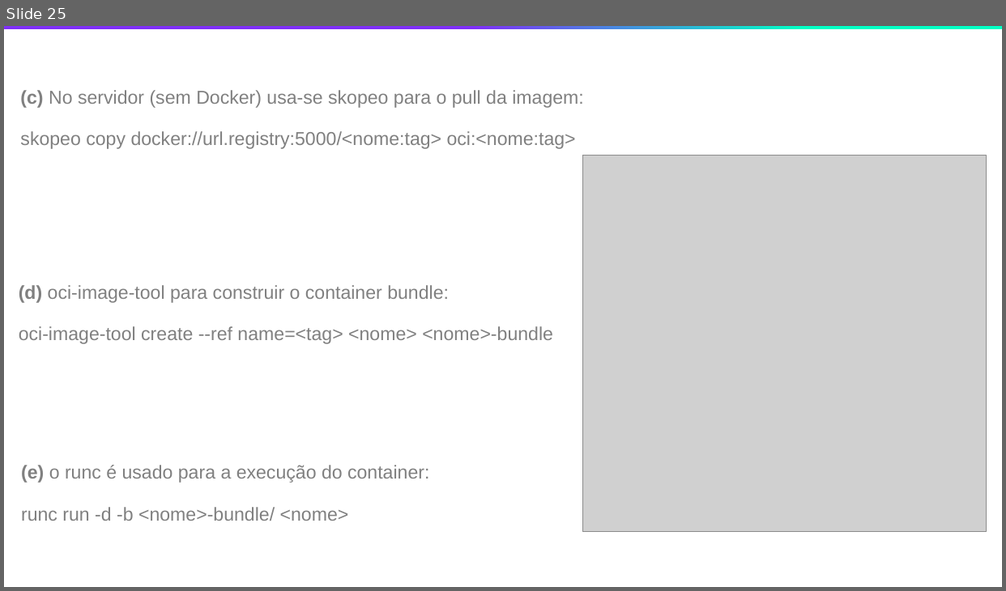
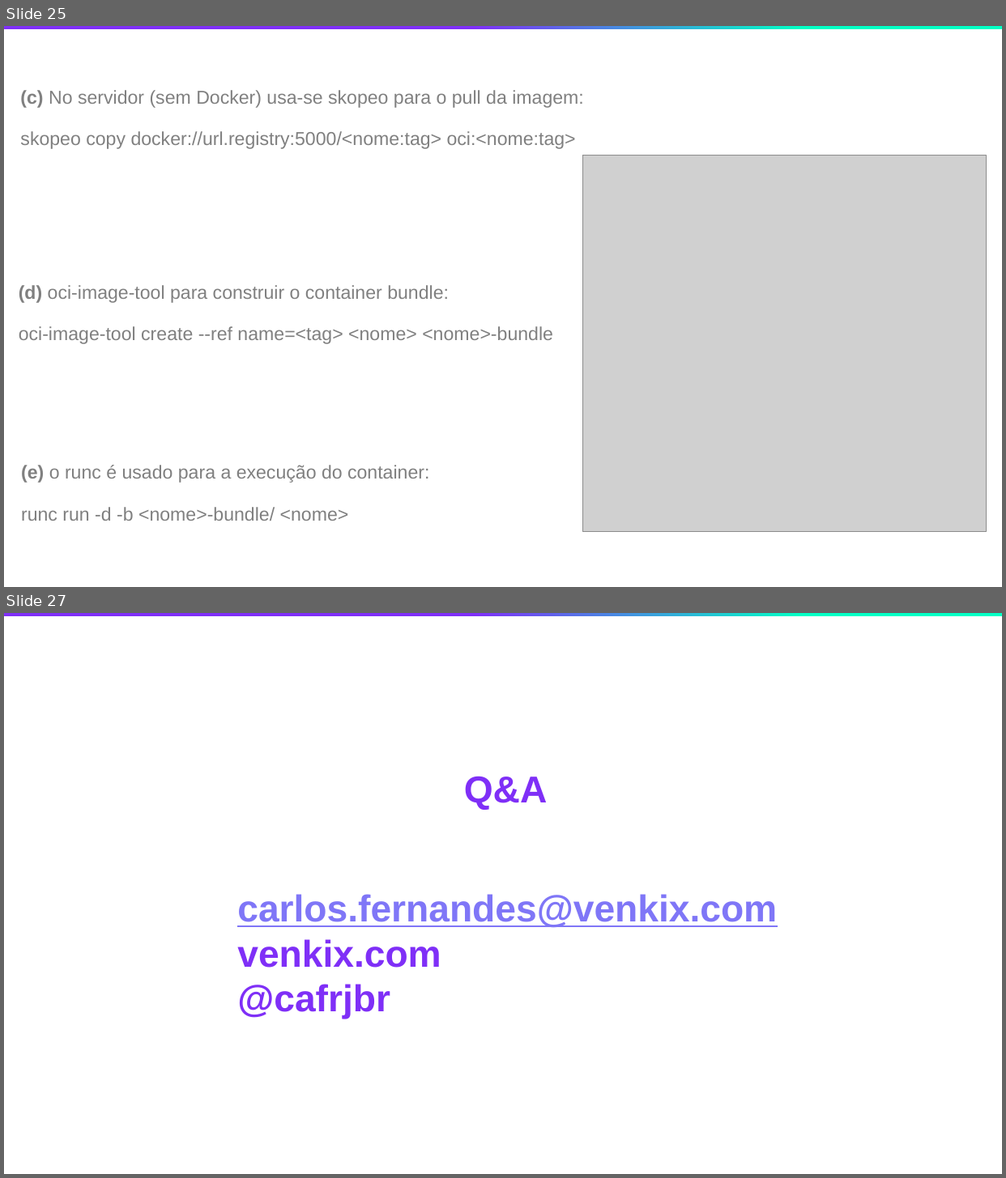
Before and after one commit to codetime66/sketch, a slide deck: padroes_especificacoes_runtimes_cp.pptx. Shown one above the other, each under a label of ours: slide 25 before the commit, slides 25 and 27 after it; the slides between them are not shown. The pictures are 1006x591 and 1006x1178 pixels, drawn with LibreOffice and Linux fonts; fonts in the diff are those of the drawing; grey boxes stand for pictures. Boxes give left, top, right and bottom in pixels: in the first picture for what was removed or moved away, otherwise in the second. Text is boxed around its words. In the diff, an @@ line names an element or a change of style, - is before the commit and + after.

```diff
--- a/padroes_especificacoes_runtimes_cp.pptx
+++ b/padroes_especificacoes_runtimes_cp.pptx
@@ slide 27 added at box(4, 613, 1002, 1174), background #FFFFFF @@
@@ rectangle added at box(4, 613, 1002, 617), fill gradient #7F2FF7 to #00FFC5 @@
@@ text added at box(464, 776, 548, 810), 36 pt, text #7F2FF7, bold @@
+Q&A
@@ text added at box(237, 894, 777, 1020), 36 pt, text #7F76F7, bold, underline @@
+carlos.fernandes@venkix.com
+venkix.com
+@cafrjbr
```
Also in this commit, not shown: 1 slide changed, 1 slide removed.
